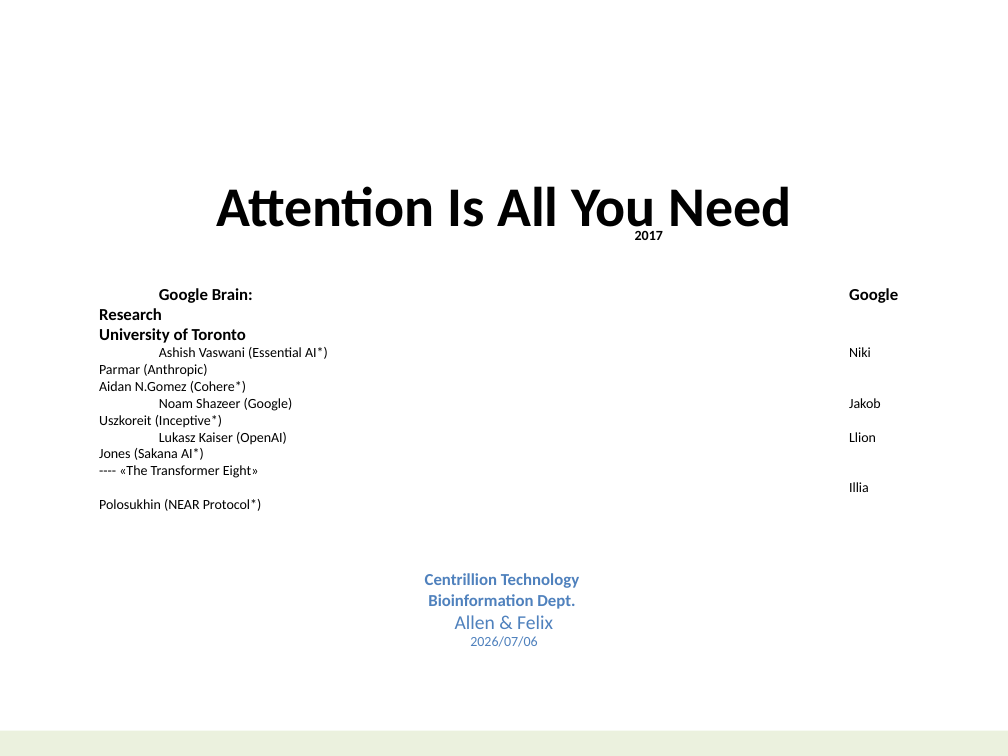
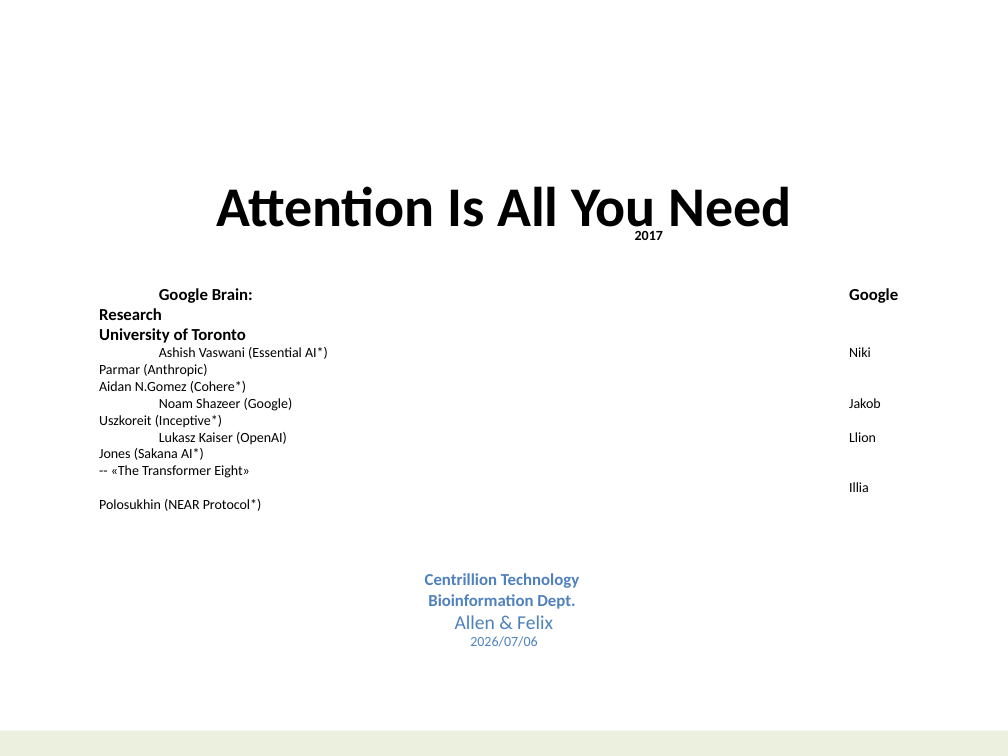
Before and after one commit to navibator/crazy-ai, a slide deck: slide 1 of ai.pptx. Drawn at 1008x756 pixels with LibreOffice and Linux fonts; fonts in the diff are those of the drawing. Boxes give left, top, right and bottom in pixels: in the first picture for what was removed or moved away, otherwise in the second. Text is boxed around its words. In the diff, an @@ line names an element or a change of style, - is before the commit and + after.

```diff
--- a/ai.pptx
+++ b/ai.pptx
@@ text at (99, 432, 287, 478): text changed @@
-Lukasz Kaiser (OpenAI) Llion Jones (Sakana AI*) ---- «The Transformer Eight»
+Lukasz Kaiser (OpenAI) Llion Jones (Sakana AI*) -- «The Transformer Eight»
```
Also in this commit, not shown: 1 other slide changed, 1 other file.
